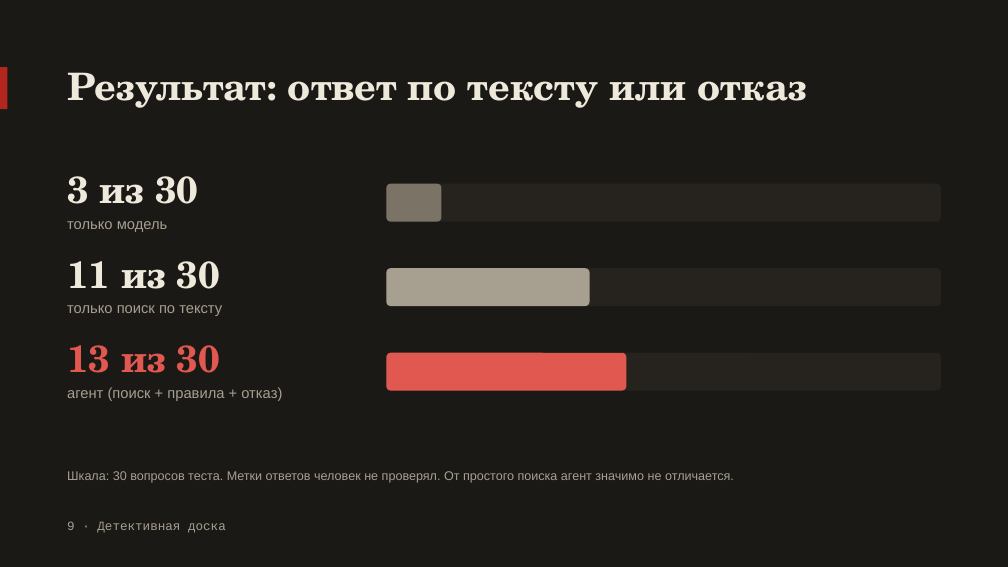
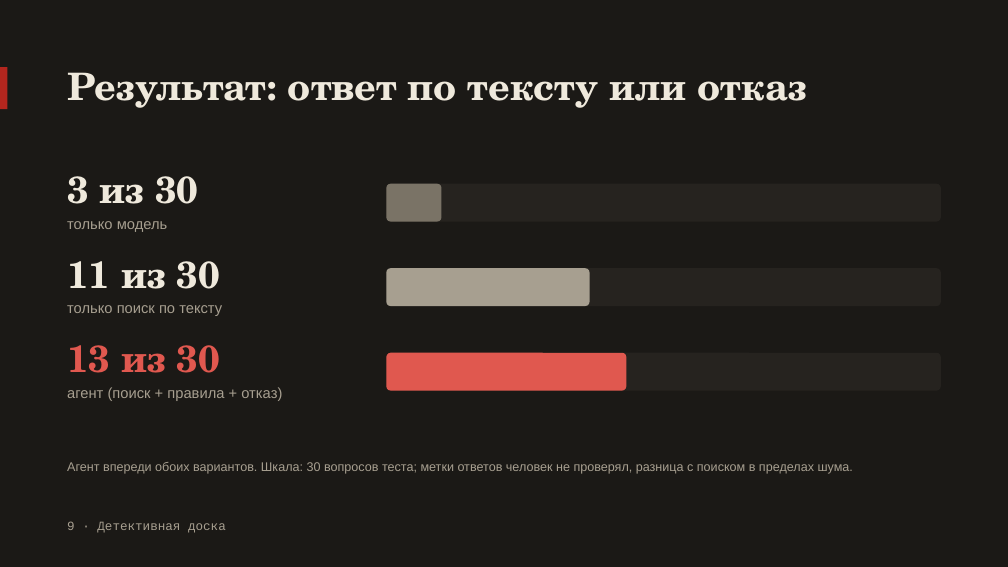
Before and after one commit to AndrewStrizhevskiy/detective-board, a slide deck: slide 9 of docs/gost/10-prezentaciya-dizajn.pptx. Drawn at 1008x567 pixels with LibreOffice and Linux fonts; fonts in the diff are those of the drawing. Boxes give left, top, right and bottom in pixels: in the first picture for what was removed or moved away, otherwise in the second. Text is boxed around its words. In the diff, an @@ line names an element or a change of style, - is before the commit and + after.

```diff
--- a/docs/gost/10-prezentaciya-dizajn.pptx
+++ b/docs/gost/10-prezentaciya-dizajn.pptx
@@ text at bbox=[67, 462, 853, 474]: text changed @@
-Шкала: 30 вопросов теста. Метки ответов человек не проверял. От простого поиска агент значимо не отличается.
+Агент впереди обоих вариантов. Шкала: 30 вопросов теста; метки ответов человек не проверял, разница с поиском в пределах шума.
```
Also in this commit, not shown: 3 other slides changed, 31 other files.
